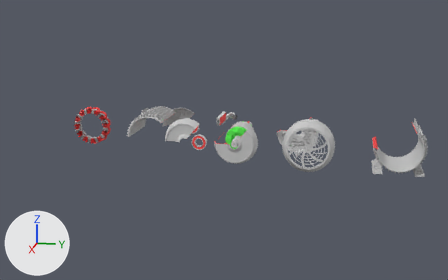
What one commit did to the FBX model Assets/Project/Motor/Model/Motor.FBX.
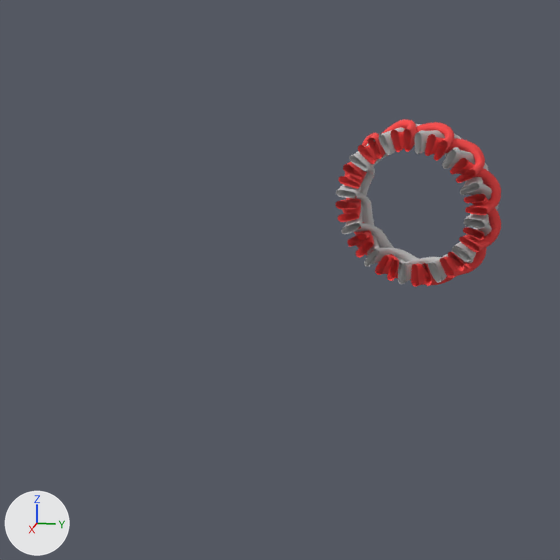
Old and new are each drawn whole from a camera (50 mm lens) standing at (16.57, 1.1, 4.56) and looking at (0.01, -2.22, 0.42) and again close up on the part from 0% to 28% of the width and 29% to 73% of the height. Lighting does not change. The marker at lower left points along +X, +Y and +Z. Where no turn or scale is listed for an object, it has been applied to the vertices.

Names of what the first close-up shows: '線圈整體'.
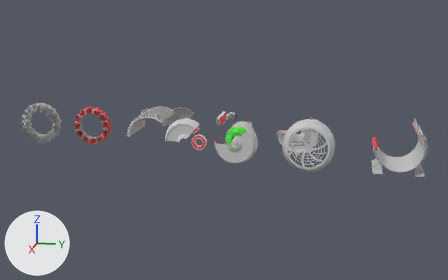
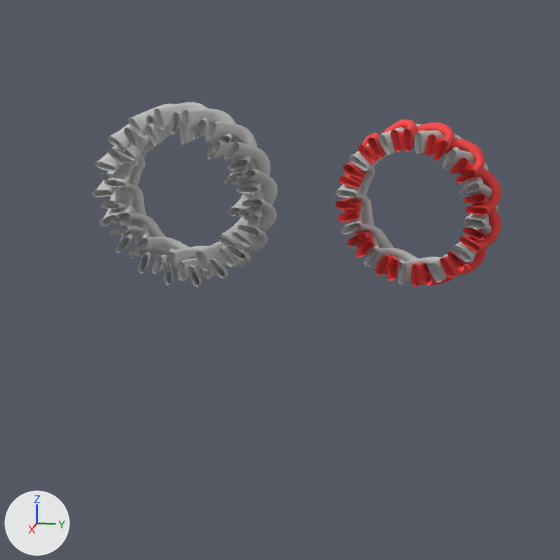
Pixel boxes (x1, y1, x2, y2) of what changed, in the close-ups (560 x 560 px):
```json
{"object": "線圈整體001", "change": "added", "after": [92, 102, 278, 287], "faces in mat_02___default (its picture is missing)": [92, 102, 278, 287], "faces in mat_material__176 (light grey #cacaca)": [105, 120, 262, 273]}
```

Edits to the scene script, one JSON object a line:
```json
{"op": "add", "block": "me_mesh_015", "code": ["me_mesh_015 = bpy.data.meshes.new('Mesh.015')", "me_mesh_015.from_pydata(...)  # 8160 vertices, 7680 faces; spans x -0.499..-0.216, y -0.604..0.604, z -0.602..0.602", "# faces by material slot: [3072, 4608]", "me_mesh_015.materials.append(mat_material__176)  # light grey #cacaca", "me_mesh_015.materials.append(mat_02___default)  # its picture is missing"]}
{"op": "add", "block": "ob_線圈整體001", "code": ["ob_線圈整體001 = bpy.data.objects.new('線圈整體001', me_mesh_015)", "ob_線圈整體001.location = (0.139, -7.845, 0.613)"]}
```
